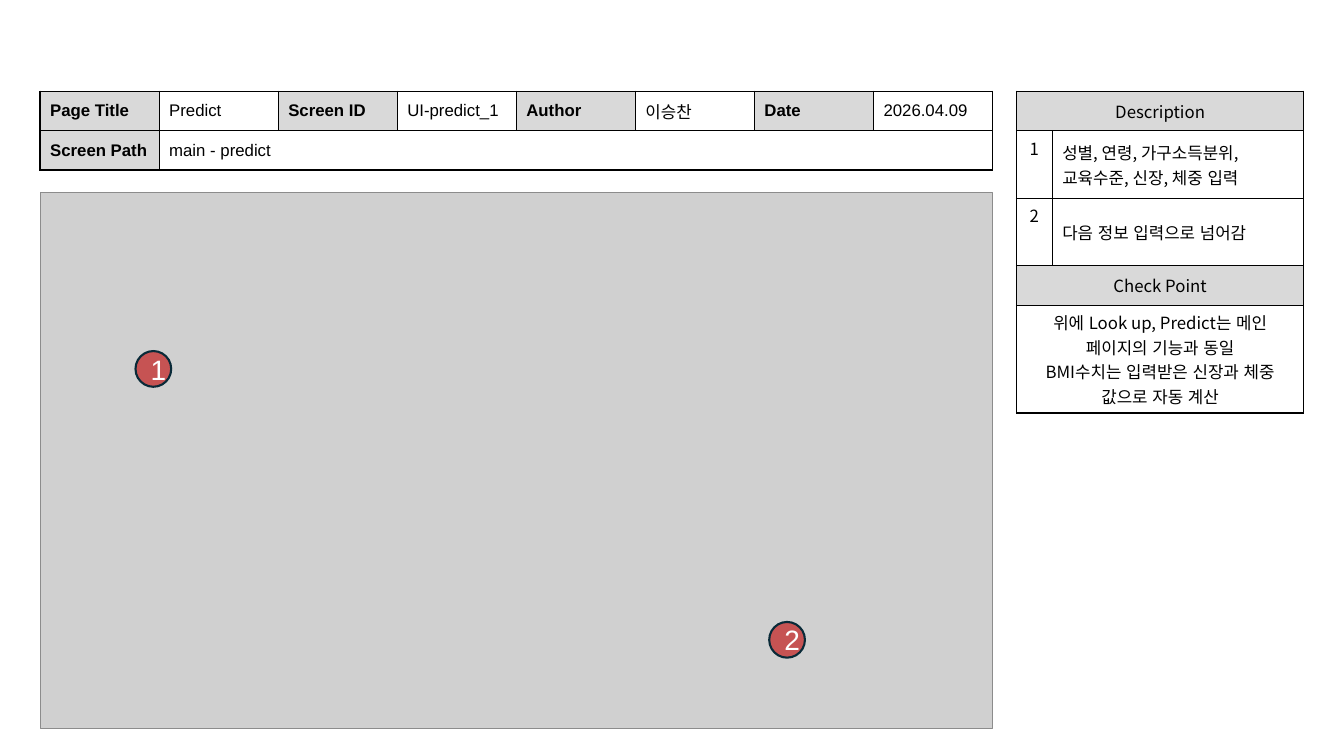
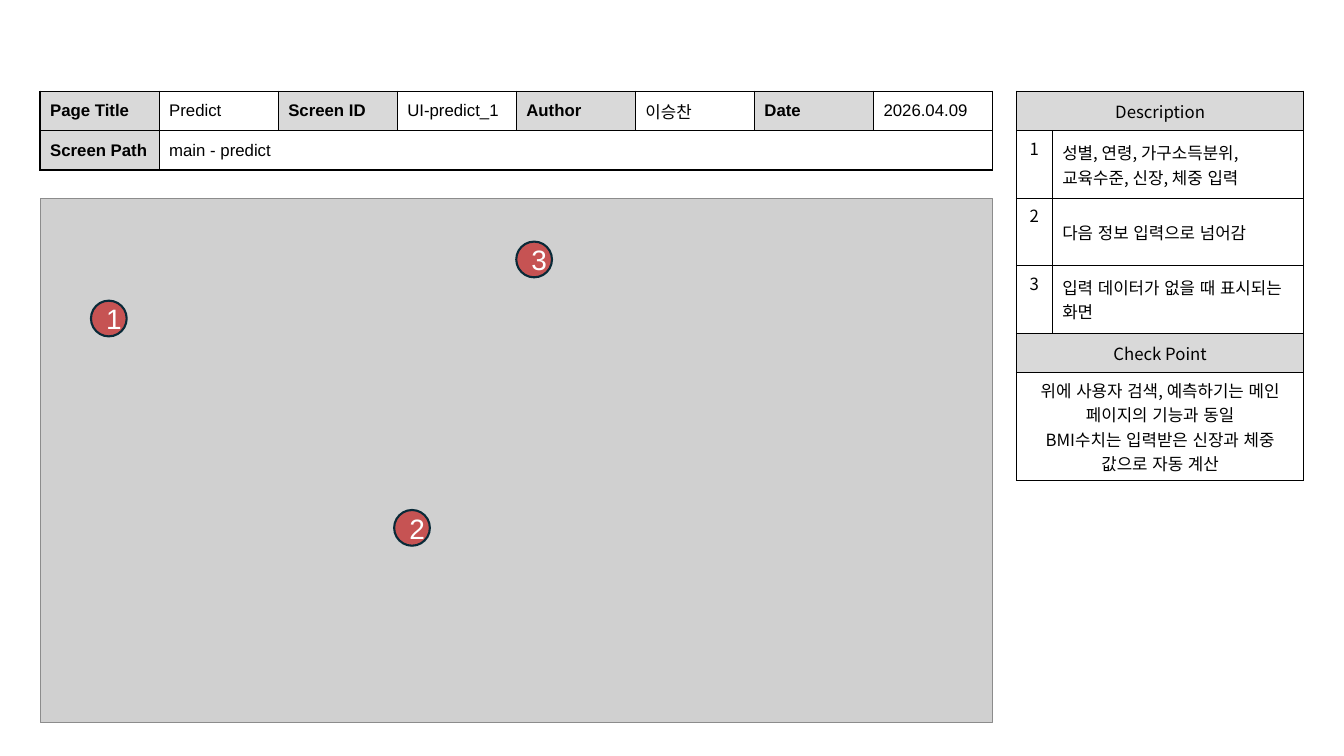
Before and after one commit to dc-inside/LeeSeungChan, a slide deck: slide 2 of 1차 프로젝트/기획/화면 설계서.pptx. Drawn at 1344x756 pixels with LibreOffice and Linux fonts; fonts in the diff are those of the drawing; grey boxes stand for pictures. Boxes give left, top, right and bottom in pixels: in the first picture for what was removed or moved away, otherwise in the second. Text is boxed around its words. In the diff, an @@ line names an element or a change of style, - is before the commit and + after.

```diff
--- a/1차 프로젝트/기획/화면 설계서.pptx
+++ b/1차 프로젝트/기획/화면 설계서.pptx
@@ table at box(1016, 91, 1305, 476) @@
+row 4: 3 | 입력 데이터가 없을 때 표시되는 화면
-row 6, column 1: 위에 Look up, Predict는 메인 페이지의 기능과 동일 / BMI수치는 입력받은 신장과 체중 값으로 자동 계산
+row 6, column 1: 위에 사용자 검색, 예측하기는 메인 페이지의 기능과 동일 / BMI수치는 입력받은 신장과 체중 값으로 자동 계산
@@ picture: place and size @@
-picture at box(40, 193, 993, 729)
+picture at box(40, 199, 993, 724)
@@ ellipse added at box(516, 242, 552, 277), fill #C00000 at 60% opacity, outline #092A39 1.5 pt, 20 pt, text #FFFFFF @@
+3
@@ ellipse "1": place and size @@
-ellipse "1" at box(135, 351, 170, 386)
+ellipse "1" at box(91, 300, 126, 336)
@@ ellipse "2": place and size @@
-ellipse "2" at box(769, 622, 805, 657)
+ellipse "2" at box(394, 510, 430, 545)
```
Also in this commit, not shown: 4 other slides changed, 1 slide removed, 2 other files.
